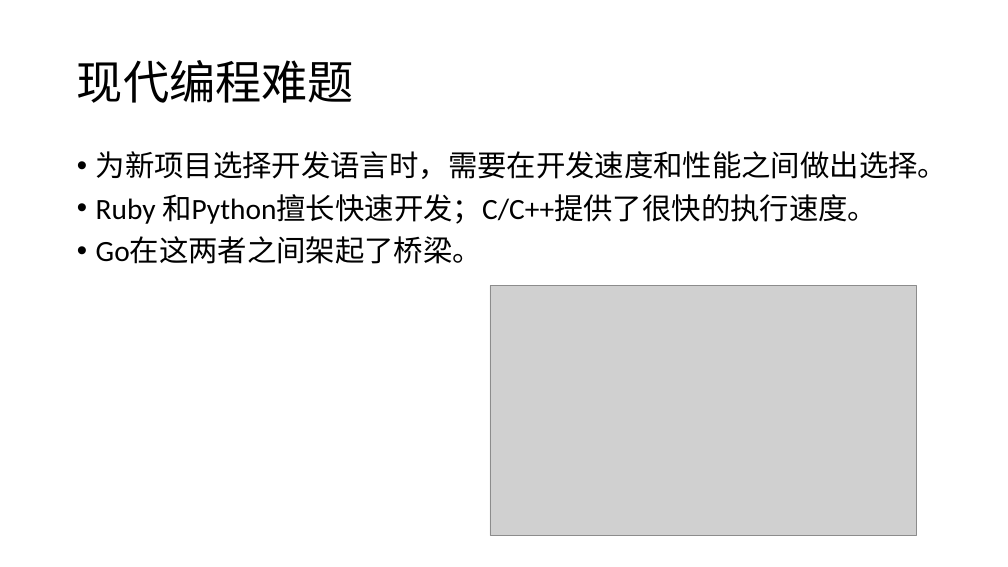
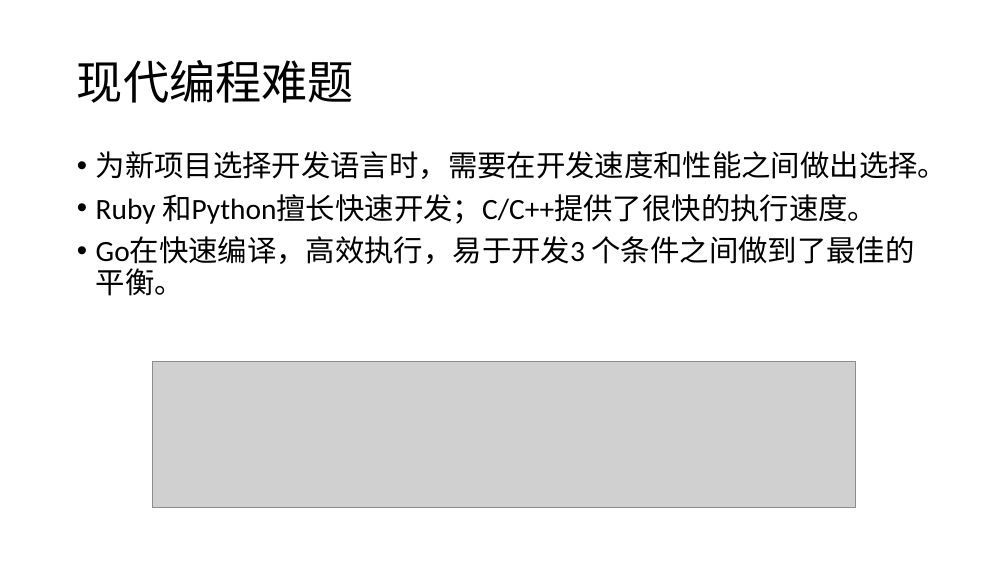
Before and after one commit to hongzhenglin/golearning, a slide deck: slide 4 of go学习笔记.pptx. Drawn at 1008x567 pixels with LibreOffice and Linux fonts; fonts in the diff are those of the drawing; grey boxes stand for pictures. Boxes give left, top, right and bottom in pixels: in the first picture for what was removed or moved away, otherwise in the second. Text is boxed around its words. In the diff, an @@ line names an element or a change of style, - is before the commit and + after.

```diff
--- a/go学习笔记.pptx
+++ b/go学习笔记.pptx
@@ text at bbox=[96, 236, 915, 296]: text changed @@
-• Go在这两者之间架起了桥梁。
+• Go在快速编译，高效执行，易于开发3 个条件之间做到了最佳的平衡。
@@ picture removed at bbox=[490, 286, 917, 536] @@
@@ picture added at bbox=[153, 361, 856, 507] @@
```
Also in this commit, not shown: 8 other slides changed, 18 slides added, 2 slides removed.
